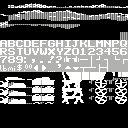
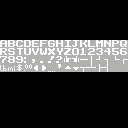
Layered file, before and after one edit (w=128, h=128). Changes by layer:
hid "wagon b/w" over [0, 72, 128, 104]
hid "bg" over [120, 32, 128, 40]
hid "horizon-plains" over [0, 3, 128, 29]
